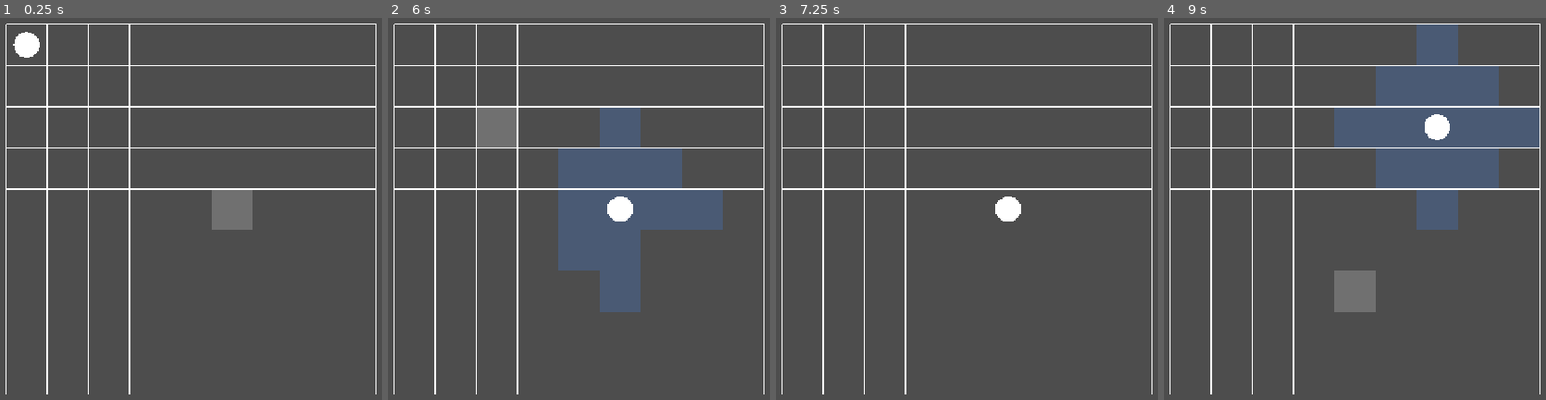
Above: before the commit, frames 1-4 (left to right).
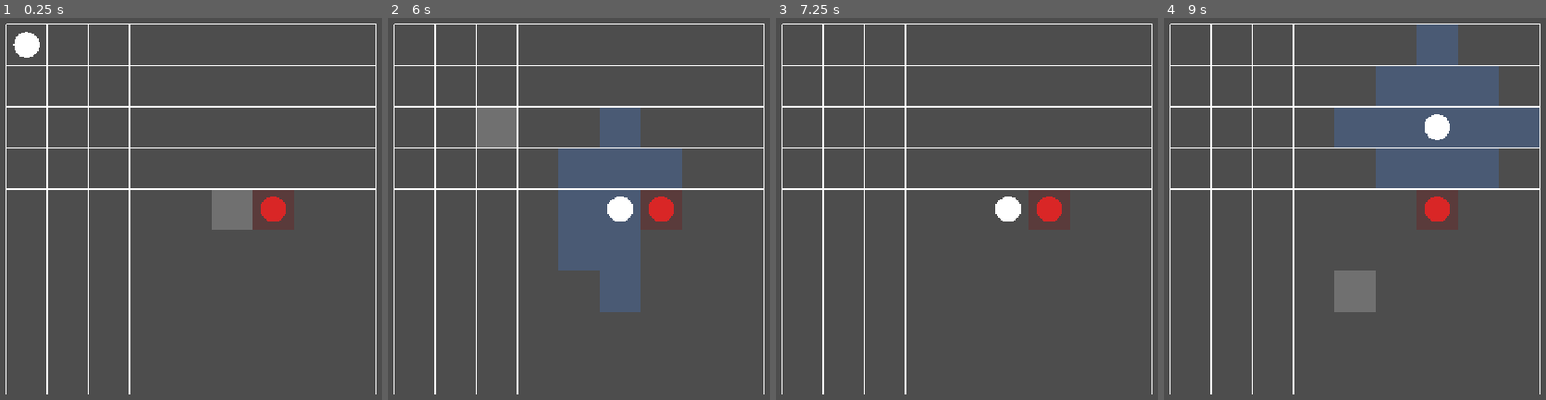
Above: after the commit, the same moments.

Repository: Chivas1504/Gioco
Game: Godot game, scene res://scenes/game.tscn
Two runs of this game, one before a commit and one after it. Both use one fixed random seed, a clock stepped at 60 frames per second and the inputs below.
Inputs (mouse positions are in pixels of both pictures, inside the frame that each line leads up to):
- Up to frame 1 (0.25 s): no input
- Up to frame 2 (6 s): tap Enter at 0.5, 2.75, 4.25 s; move the mouse to (766, 197) at 0.52 s; tap C every 0.75 s from 0.6 to 5.85 s; click (766, 197) at 0.67 s; tap Space at 1.25, 3.5, 5 s; move the mouse to (456, 239) at 1.27 s; click (456, 239) at 1.42 s; move the mouse to (678, 128) at 2.02 s; click (678, 128) at 2.17 s; move the mouse to (567, 304) at 2.77 s; click (567, 304) at 2.92 s; move the mouse to (outside the picture) at 3.52 s; click (outside the picture) at 3.67 s; move the mouse to (outside the picture) at 4.27 s; click (outside the picture) at 4.42 s; move the mouse to (640, 220) at 5.02 s; click (640, 220) at 5.17 s; move the mouse to (491, 117) at 5.77 s; click (491, 117) at 5.92 s
- Up to frame 3 (7.25 s): move the mouse to (1154, 197) at 6.52 s; tap C at 6.6 s; click (1154, 197) at 6.67 s
- Up to frame 4 (9 s): move the mouse to (1232, 239) at 7.27 s; tap C at 7.35, 8.1, 8.85 s; click (1232, 239) at 7.42 s; move the mouse to (1454, 128) at 8.02 s; click (1454, 128) at 8.17 s; move the mouse to (1343, 304) at 8.77 s; click (1343, 304) at 8.92 s

The runs differ from the first frame. In frame 1, 0.4% of the frame differs, in the area x 68-75%, y 46-54%; in frame 2, 2.2%, in the area x 66-88%, y 45-56%; in frame 3, 0.4%; in frame 4, 1.1%.

Commit message:
Add dynamic occupied cells and enemy placeholder

Diff:
--- a/scenes/game.tscn
+++ b/scenes/game.tscn
@@ -3,6 +3,7 @@
 [ext_resource type="Script" uid="uid://cvwe41x5ap6ge" path="res://scripts/core/game.gd" id="1_uwrxv"]
 [ext_resource type="Script" uid="uid://3jbhk6pxy8nt" path="res://scripts/combat/grid.gd" id="2_yqjtg"]
 [ext_resource type="Script" uid="uid://cweq1lfvmvglo" path="res://scripts/core/player.gd" id="3_lnu2h"]
+[ext_resource type="Script" uid="uid://skthj2slgduj" path="res://scripts/enemies/enemy.gd" id="4_lbhrr"]
 
 [node name="Game" type="Node2D" unique_id=1125710800]
 script = ExtResource("1_uwrxv")
@@ -13,3 +14,6 @@
 
 [node name="Player" type="Node2D" parent="." unique_id=541552432]
 script = ExtResource("3_lnu2h")
+
+[node name="Enemy" type="Node2D" parent="." unique_id=1121703939]
+script = ExtResource("4_lbhrr")
--- a/scripts/combat/grid.gd
+++ b/scripts/combat/grid.gd
@@ -14,6 +14,7 @@
 	Vector2i(7, 5)
 ]
 
+var occupied_cells: Array[Vector2i] = []
 var reachable_cells: Array[Vector2i] = []
 
 var astar := AStarGrid2D.new()
@@ -42,15 +43,60 @@
 	astar.diagonal_mode = AStarGrid2D.DIAGONAL_MODE_NEVER
 	astar.update()
 
+	_refresh_astar_solids()
+
+
+func _refresh_astar_solids() -> void:
+	for x in range(GRID_SIZE):
+		for y in range(GRID_SIZE):
+			astar.set_point_solid(Vector2i(x, y), false)
+
 	for cell in blocked_cells:
 		astar.set_point_solid(cell, true)
 
-
-func find_path(from_cell: Vector2i, to_cell: Vector2i) -> Array[Vector2i]:
+	for cell in occupied_cells:
+		astar.set_point_solid(cell, true)
+
+
+func set_occupied_cells(cells: Array[Vector2i]) -> void:
+	occupied_cells = cells
+	_refresh_astar_solids()
+	queue_redraw()
+
+
+func add_occupied_cell(cell: Vector2i) -> void:
+	if cell not in occupied_cells:
+		occupied_cells.append(cell)
+		_refresh_astar_solids()
+		queue_redraw()
+
+
+func remove_occupied_cell(cell: Vector2i) -> void:
+	if cell in occupied_cells:
+		occupied_cells.erase(cell)
+		_refresh_astar_solids()
+		queue_redraw()
+
+
+func find_path(
+	from_cell: Vector2i,
+	to_cell: Vector2i
+) -> Array[Vector2i]:
 	if not is_cell_walkable(to_cell):
 		return []
 
-	var raw_path: Array[Vector2i] = astar.get_id_path(from_cell, to_cell)
+	var from_was_occupied := from_cell in occupied_cells
+
+	if from_was_occupied:
+		astar.set_point_solid(from_cell, false)
+
+	var raw_path: Array[Vector2i] = astar.get_id_path(
+		from_cell,
+		to_cell
+	)
+
+	if from_was_occupied:
+		astar.set_point_solid(from_cell, true)
 
 	if raw_path.is_empty():
 		return []
@@ -68,10 +114,17 @@
 		for y in range(GRID_SIZE):
 			var target := Vector2i(x, y)
 
+			if target == from_cell:
+				result.append(target)
+				continue
+
 			if not is_cell_walkable(target):
 				continue
 
-			var path: Array[Vector2i] = find_path(from_cell, target)
+			var path: Array[Vector2i] = find_path(
+				from_cell,
+				target
+			)
 
 			if path.is_empty():
 				continue
@@ -96,6 +149,7 @@
 
 func _draw() -> void:
 	_draw_blocked_cells()
+	_draw_occupied_cells()
 	_draw_reachable_cells()
 	_draw_grid()
 	_draw_hovered_cell()
@@ -108,6 +162,17 @@
 		draw_rect(
 			rect,
 			Color(0.30, 0.30, 0.30, 1.0),
+			true
+		)
+
+
+func _draw_occupied_cells() -> void:
+	for cell in occupied_cells:
+		var rect := _get_cell_rect(cell)
+
+		draw_rect(
+			rect,
+			Color(0.45, 0.10, 0.10, 0.35),
 			true
 		)
 
@@ -202,5 +267,13 @@
 	return cell in blocked_cells
 
 
+func is_cell_occupied(cell: Vector2i) -> bool:
+	return cell in occupied_cells
+
+
 func is_cell_walkable(cell: Vector2i) -> bool:
-	return is_cell_inside(cell) and not is_cell_blocked(cell)
+	return (
+		is_cell_inside(cell)
+		and not is_cell_blocked(cell)
+		and not is_cell_occupied(cell)
+	)
--- a/scripts/core/game.gd
+++ b/scripts/core/game.gd
@@ -3,11 +3,13 @@
 
 @onready var grid: Node2D = $Grid
 @onready var player: Node2D = $Player
+@onready var enemy: Node2D = $Enemy
 
 const MOVE_TIME := 0.12
 const COMBAT_MOVE_RANGE := 2
 
 var player_cell: Vector2i = Vector2i(0, 0)
+var enemy_cell: Vector2i = Vector2i(6, 4)
 
 var current_path: Array[Vector2i] = []
 var is_moving: bool = false
@@ -15,7 +17,22 @@
 
 
 func _ready() -> void:
-	player.position = grid.position + grid.cell_to_local(player_cell)
+	player.position = (
+		grid.position
+		+ grid.cell_to_local(player_cell)
+	)
+
+	enemy.position = (
+		grid.position
+		+ grid.cell_to_local(enemy_cell)
+	)
+
+	var occupied: Array[Vector2i] = [
+		enemy_cell
+	]
+
+	grid.set_occupied_cells(occupied)
+
 	_update_combat_display()
 
 
@@ -30,13 +47,23 @@
 		return
 
 	if event is InputEventMouseButton:
-		if event.button_index == MOUSE_BUTTON_LEFT and event.pressed:
+		if (
+			event.button_index == MOUSE_BUTTON_LEFT
+			and event.pressed
+		):
 			_handle_grid_click(event.position)
 
 
-func _handle_grid_click(mouse_position: Vector2) -> void:
-	var mouse_local: Vector2 = grid.to_local(mouse_position)
-	var clicked_cell: Vector2i = grid.local_to_cell(mouse_local)
+func _handle_grid_click(
+	mouse_position: Vector2
+) -> void:
+	var mouse_local: Vector2 = grid.to_local(
+		mouse_position
+	)
+
+	var clicked_cell: Vector2i = (
+		grid.local_to_cell(mouse_local)
+	)
 
 	if not grid.is_cell_walkable(clicked_cell):
 		return
--- /dev/null
+++ b/scripts/enemies/enemy.gd
@@ -0,0 +1,16 @@
+extends Node2D
+
+
+const RADIUS := 20.0
+
+
+func _ready() -> void:
+	queue_redraw()
+
+
+func _draw() -> void:
+	draw_circle(
+		Vector2.ZERO,
+		RADIUS,
+		Color(0.85, 0.15, 0.15)
+	)
Not shown, added: scripts/enemies/enemy.gd.uid
